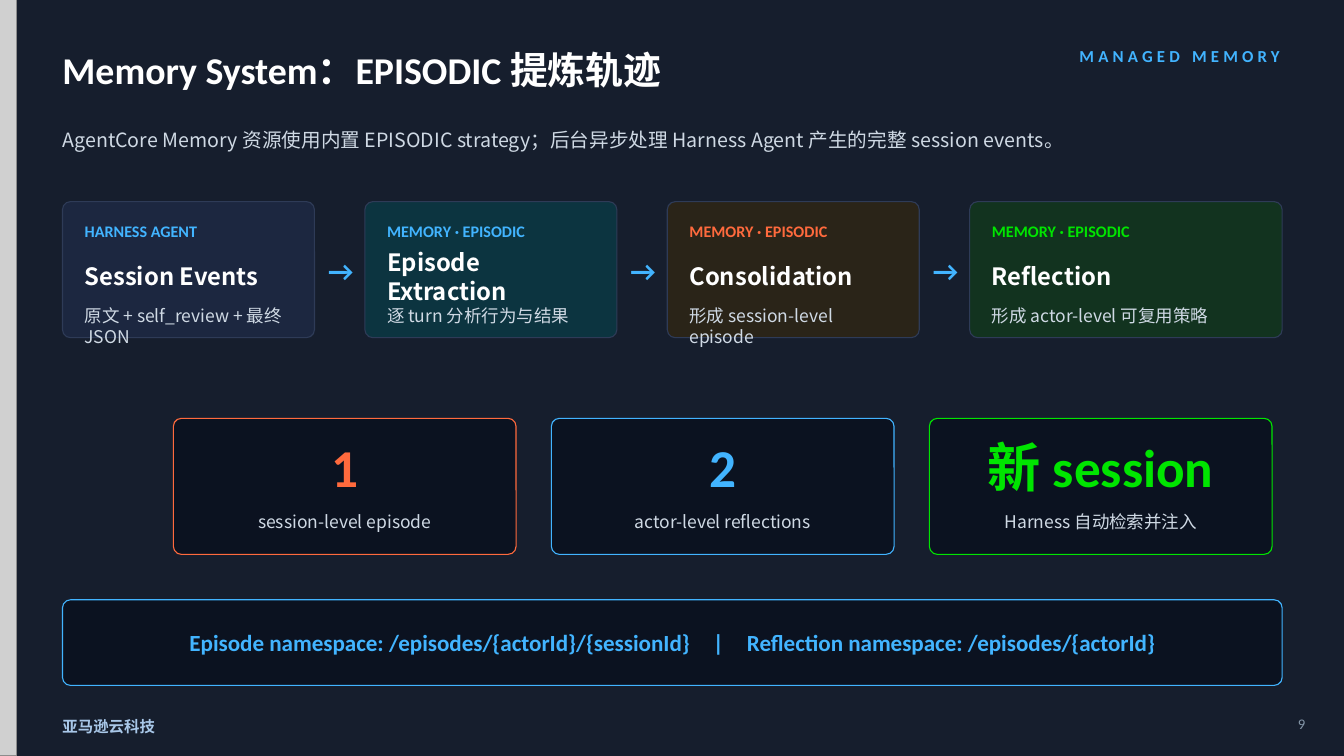
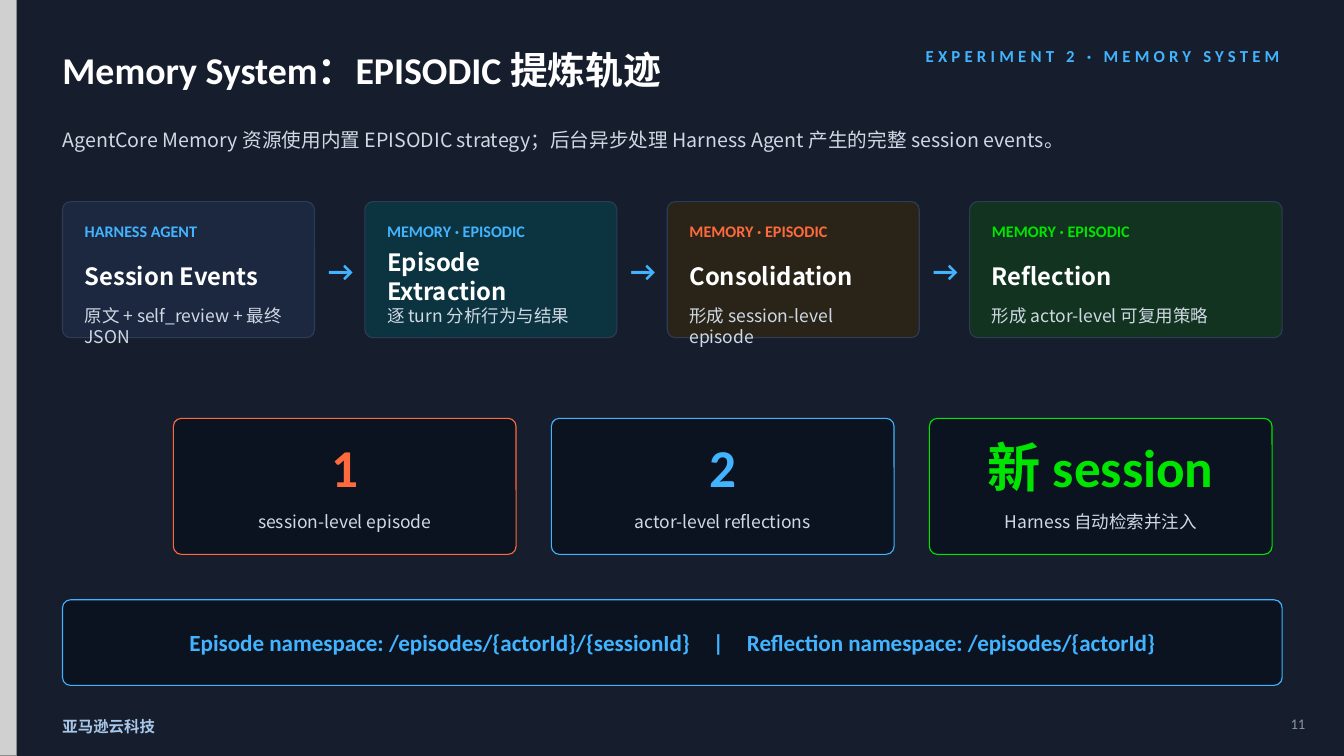
Before and after one commit to dashjim/agentcore-memory-loop, a slide deck: slide 11 of docs/记忆能让Agent越跑越好吗-V3.pptx (slide 9 before the commit). Drawn at 1344x756 pixels with LibreOffice and Linux fonts; fonts in the diff are those of the drawing; grey boxes stand for pictures. Boxes give left, top, right and bottom in pixels: in the first picture for what was removed or moved away, otherwise in the second. Text is boxed around its words. In the diff, an @@ line names an element or a change of style, - is before the commit and + after.

Commit message:
docs: separate memory experiments in V3 deck

```diff
--- a/docs/记忆能让Agent越跑越好吗-V3.pptx
+++ b/docs/记忆能让Agent越跑越好吗-V3.pptx
@@ text at (926,51,1279,62): text changed @@
-MANAGED MEMORY
+EXPERIMENT 2 · MEMORY SYSTEM
@@ text at (1291,719,1306,729): text changed @@
-9
+11
```
Also in this commit, not shown: 8 other slides changed, 5 slides added, 2 slides removed, 2 other files.
